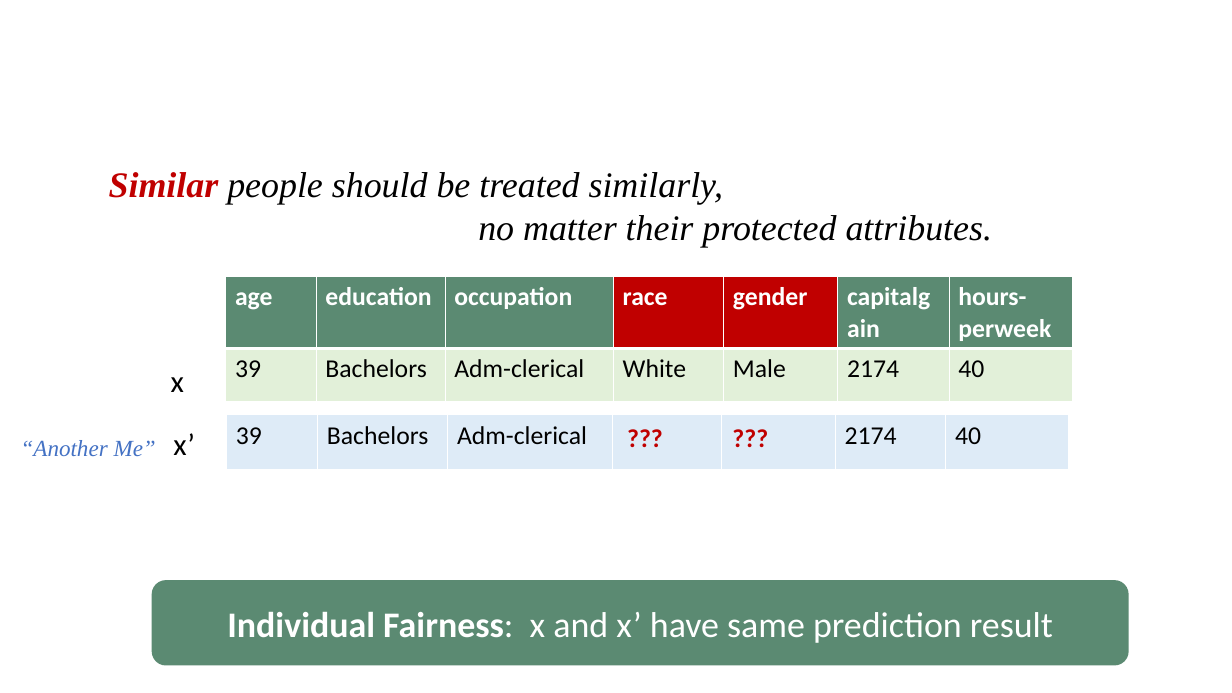
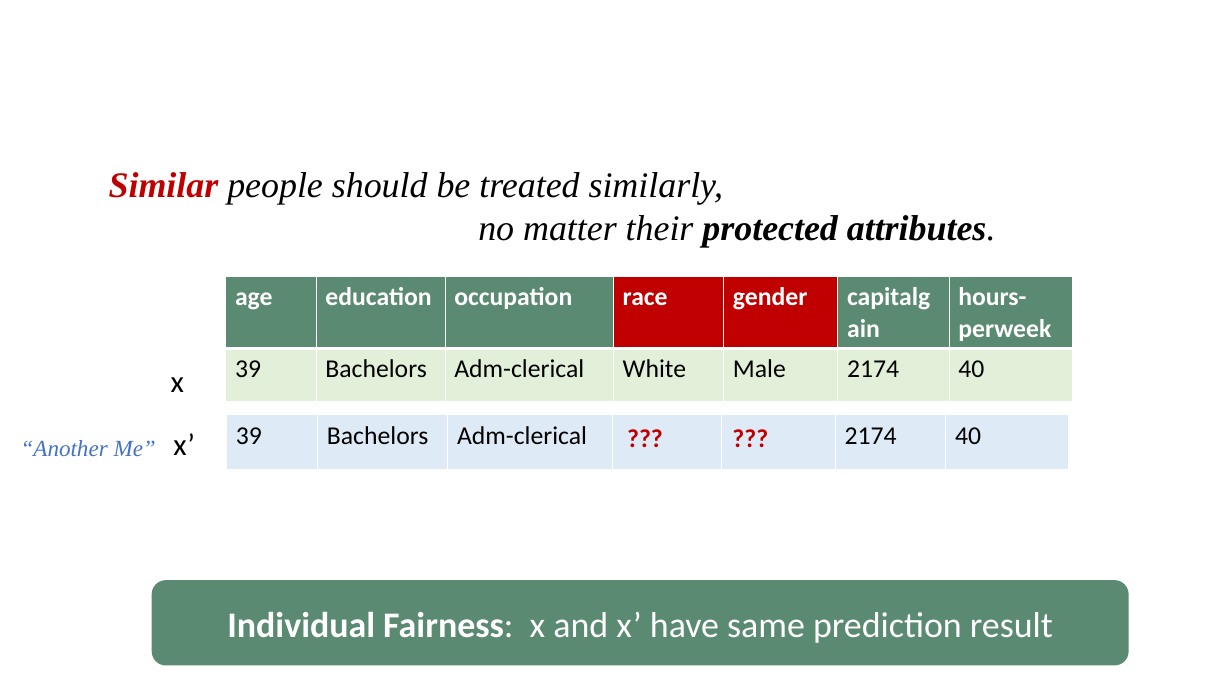
Before and after one commit to chaowang-vt/chaowang-vt.github.io, a slide deck: slide 7 of pubDOC/2023_07_CAV_KNNfair.pptx. Drawn at 1232x693 pixels with LibreOffice and Linux fonts; fonts in the diff are those of the drawing. Boxes give left, top, right and bottom in pixels: in the first picture for what was removed or moved away, otherwise in the second. Text is boxed around its words. In the diff, an @@ line names an element or a change of style, - is before the commit and + after.

```diff
--- a/pubDOC/2023_07_CAV_KNNfair.pptx
+++ b/pubDOC/2023_07_CAV_KNNfair.pptx
@@ text at (478, 215, 996, 248): bold on in "protected attributes." @@
```
Also in this commit, not shown: 8 other slides changed, 1 other file.
